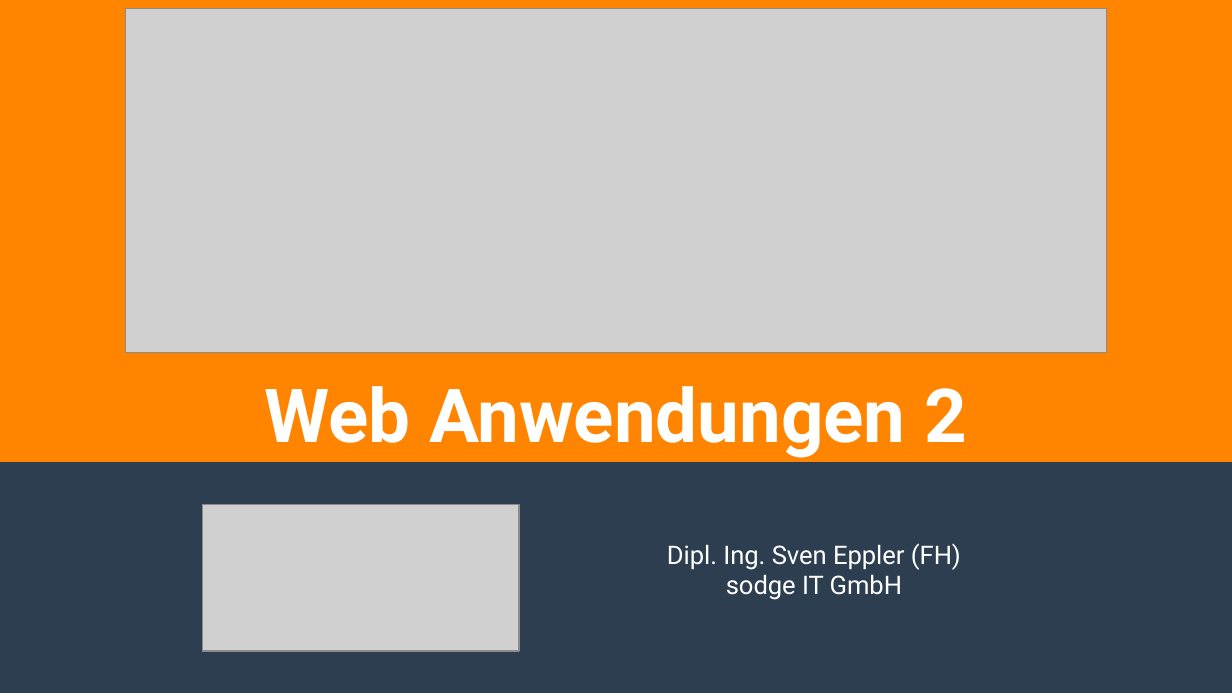
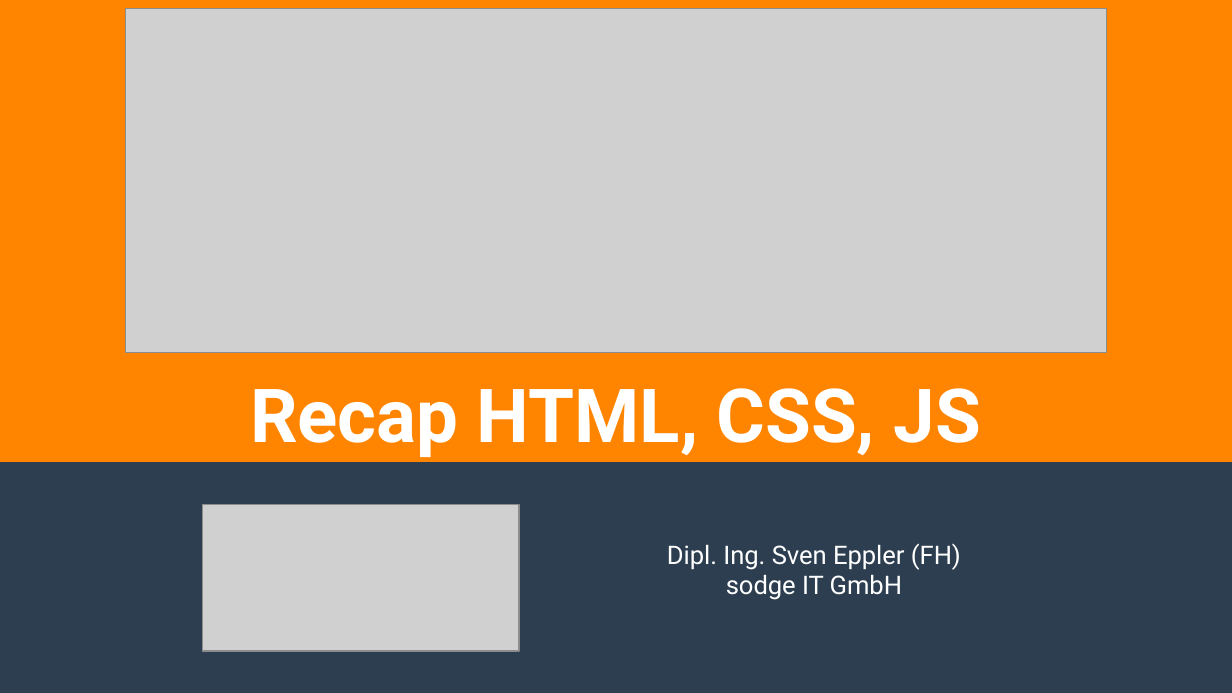
Before and after one commit to ghandmann/HS-AlbSig-WebAnwendungen2, a slide deck: slide 1 of Kapitel/01_Recap_HTML_CSS_JS.odp. Drawn at 1232x693 pixels with LibreOffice and Linux fonts; fonts in the diff are those of the drawing; grey boxes stand for pictures. Boxes give left, top, right and bottom in pixels: in the first picture for what was removed or moved away, otherwise in the second. Text is boxed around its words. In the diff, an @@ line names an element or a change of style, - is before the commit and + after.

Commit message:
Update presentations

```diff
--- a/Kapitel/01_Recap_HTML_CSS_JS.odp
+++ b/Kapitel/01_Recap_HTML_CSS_JS.odp
@@ title at (x1=250, y1=388, x2=981, y2=457): text changed @@
-Web Anwendungen 2
+Recap HTML, CSS, JS
```
Also in this commit, not shown: 24 slides added, 2 slides removed, 7 other files.
